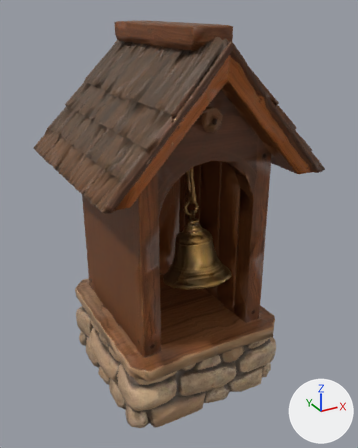
The glTF model examples/where-the-wind-wanders-port/assets/models/belltower.glb: old version first, new version second.
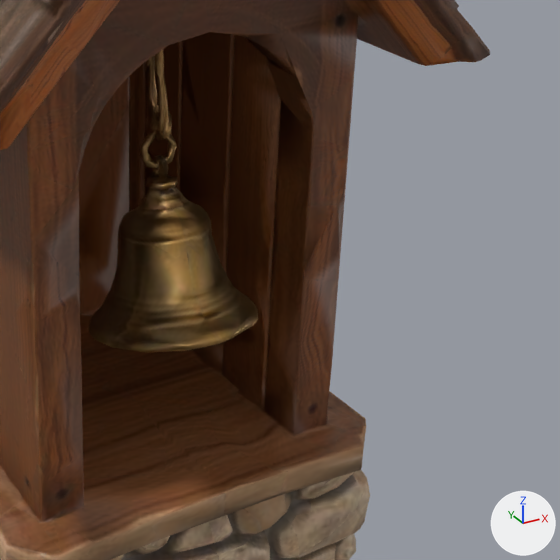
Each version appears first whole from a 50 mm lens placed at (-1.15, -2.2, 1.02), pointed at (0.03, -0.04, -0.06), and next in a close-up on the part from 36% to 99% of the width and 33% to 83% of the height. Arrows for +X, +Y and +Z are at lower right; the lights stay in place. The first two pictures are the older version. Vertices at exactly the same position are counted once.

The older version as bpy lines, for what is in view:
```python
me_mesh_0 = bpy.data.meshes.new('Mesh_0')
me_mesh_0.from_pydata(...)  # 12275 vertices, 26413 faces; spans x -0.58..0.58, y -0.53..0.53, z -0.95..0.95
me_mesh_0.materials.append(mat_material_0)
ob_mesh_0 = bpy.data.objects.new('Mesh_0', me_mesh_0)
ob_mesh_0.location = (0.0, 0.0, 0.0)
```
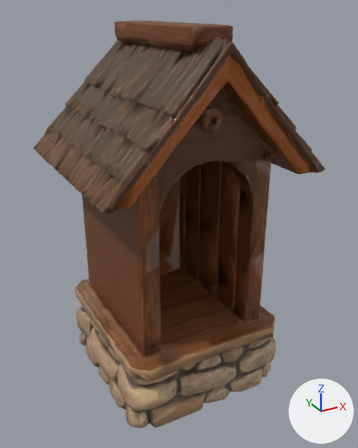
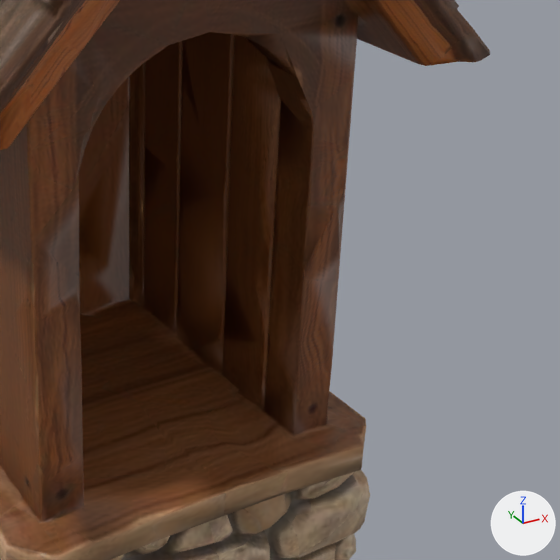
Where the newer file only moved an object's origin or applied its transform, the numbers keep the older frame.

Pixel boxes (x1, y1, x2, y2) of what changed, in the close-ups (560 x 560 px):
```json
{"part": 1, "of": "me_mesh_0", "change": "deleted", "before": [88, 50, 258, 353], "on screen": "brown"}
```

Scene script edits in JSON lines:
```json
{"block": "me_mesh_0", "where": "# used by ob_mesh_0; location = (0.0, 0.0, 0.0)"}
{"op": "remove", "block": "me_mesh_0", "code": "me_mesh_0.from_pydata(...)  # 12275 vertices, 26413 faces; spans x -0.58..0.58, y -0.53..0.53, z -0.95..0.95"}
{"op": "add", "block": "me_mesh_0", "code": "me_mesh_0.from_pydata(...)  # 11746 vertices, 25330 faces; spans x -0.58..0.58, y -0.53..0.53, z -0.95..0.95"}
{"block": "me_mesh_0", "change": "me_mesh_0 part 1: the loose piece of 527 vertices spanning x -0.17..0.19, y -0.45..-0.11, z -0.29..0.64 is deleted"}
{"block": "me_mesh_0", "change": "other edits to the shape of me_mesh_0 do not show in these pictures"}
```
